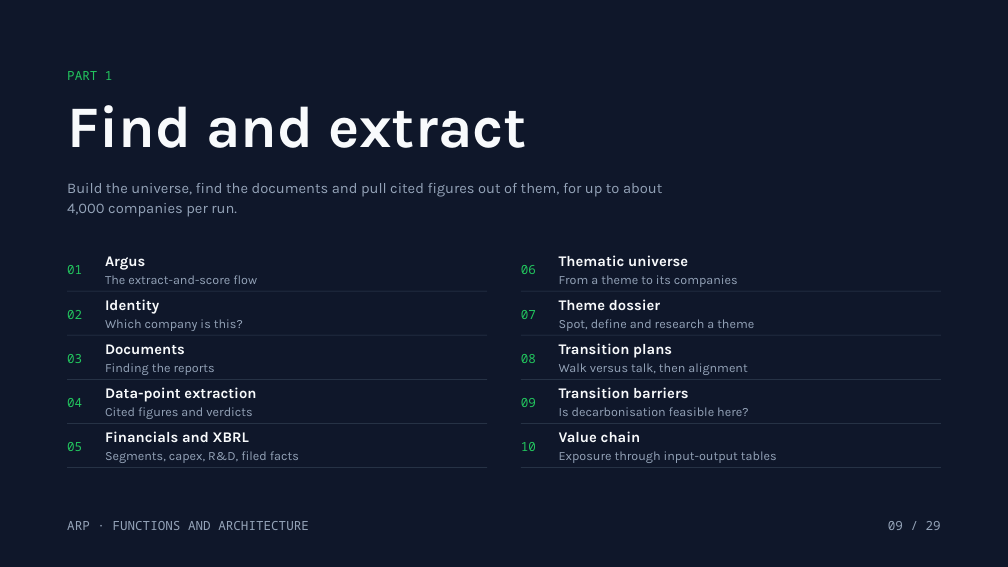
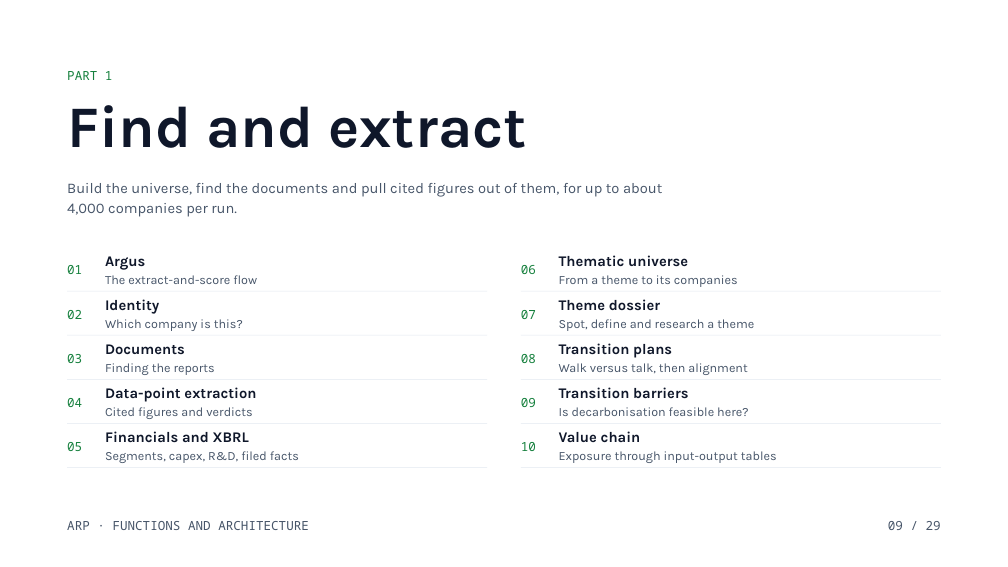
Before and after one commit to kutschersteffen-cmd/Agentic-Research-Pipeline, a slide deck: slide 9 of docs/decks/arp-functions-and-architecture.pptx. Drawn at 1008x567 pixels with LibreOffice and Linux fonts; fonts in the diff are those of the drawing. Boxes give left, top, right and bottom in pixels: in the first picture for what was removed or moved away, otherwise in the second. Text is boxed around its words. In the diff, an @@ line names an element or a change of style, - is before the commit and + after.

```diff
--- a/docs/decks/arp-functions-and-architecture.pptx
+++ b/docs/decks/arp-functions-and-architecture.pptx
@@ background #0F172A to #FFFFFF @@
@@ text "Find and extract" at [67, 105, 527, 148]: text colour #F8FAFC to #0F172A @@
@@ text "Argus" at [105, 256, 257, 284]: text colour #F8FAFC to #0F172A in "Argus"; text colour #94A3B8 to #475569 in "The extract-and-score flow" @@
@@ text "Thematic universe" at [559, 255, 738, 287]: text colour #F8FAFC to #0F172A in "Thematic universe"; text colour #94A3B8 to #475569 in "From a theme to its companies" @@
@@ text "Identity" at [105, 299, 243, 331]: text colour #F8FAFC to #0F172A in "Identity"; text colour #94A3B8 to #475569 in "Which company is this?" @@
@@ text "Theme dossier" at [559, 299, 754, 331]: text colour #F8FAFC to #0F172A in "Theme dossier"; text colour #94A3B8 to #475569 in "Spot, define and research a theme" @@
@@ text "Documents" at [105, 344, 215, 375]: text colour #F8FAFC to #0F172A in "Documents"; text colour #94A3B8 to #475569 in "Finding the reports" @@
@@ text "Transition plans" at [559, 343, 747, 375]: text colour #F8FAFC to #0F172A in "Transition plans"; text colour #94A3B8 to #475569 in "Walk versus talk, then alignment" @@
@@ text "Data-point extraction" at [105, 387, 256, 419]: text colour #F8FAFC to #0F172A in "Data-point extraction"; text colour #94A3B8 to #475569 in "Cited figures and verdicts" @@
@@ text "Transition barriers" at [559, 387, 748, 416]: text colour #F8FAFC to #0F172A in "Transition barriers"; text colour #94A3B8 to #475569 in "Is decarbonisation feasible here?" @@
@@ text "Financials and XBRL" at [105, 431, 299, 463]: text colour #F8FAFC to #0F172A in "Financials and XBRL"; text colour #94A3B8 to #475569 in "Segments, capex, R&D, filed facts" @@
@@ text colour #22C55E to #15803D in 11 elements at [67, 71, 113, 80], [67, 265, 82, 274], [67, 310, 82, 319], [67, 354, 82, 363], [67, 398, 82, 407], [67, 442, 82, 451], [521, 265, 536, 274], [521, 310, 536, 319], [521, 354, 536, 363], [521, 398, 536, 407], [521, 442, 536, 451] @@
@@ text "Value chain" at [559, 431, 777, 463]: text colour #F8FAFC to #0F172A in "Value chain"; text colour #94A3B8 to #475569 in "Exposure through input-output tables" @@
@@ fill #334155 to #E2E8F0 in 10 elements at [521, 291, 941, 292], [521, 335, 941, 336], [521, 379, 941, 380], [521, 423, 941, 424], [521, 467, 941, 468], [67, 291, 488, 292], [67, 335, 488, 336], [67, 379, 488, 380], [67, 423, 488, 424], [67, 467, 488, 468] @@
@@ text colour #94A3B8 to #475569 in 3 elements at [67, 183, 662, 217], [67, 521, 309, 530], [888, 521, 941, 530] @@
```
Also in this commit, not shown: 28 other slides changed.
